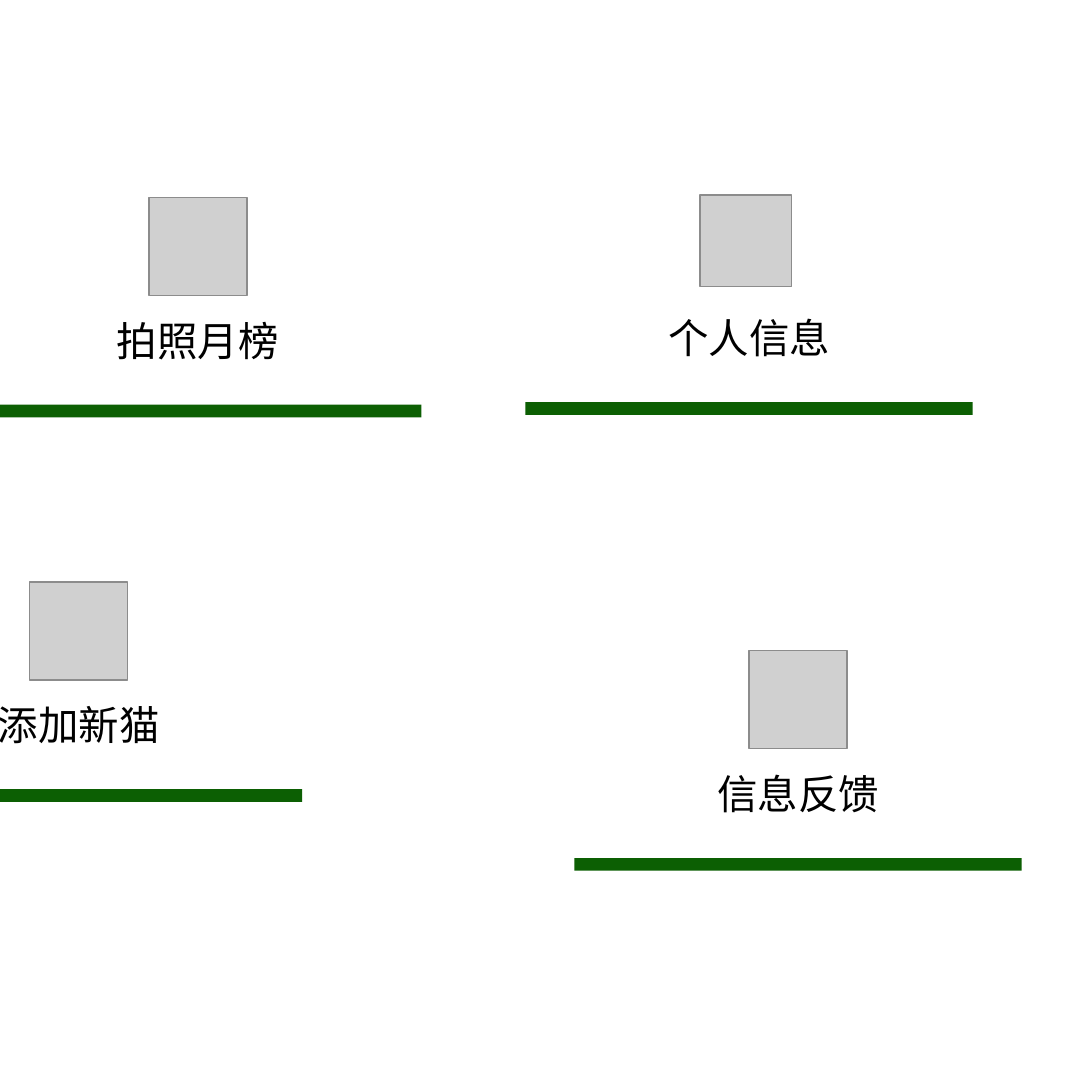
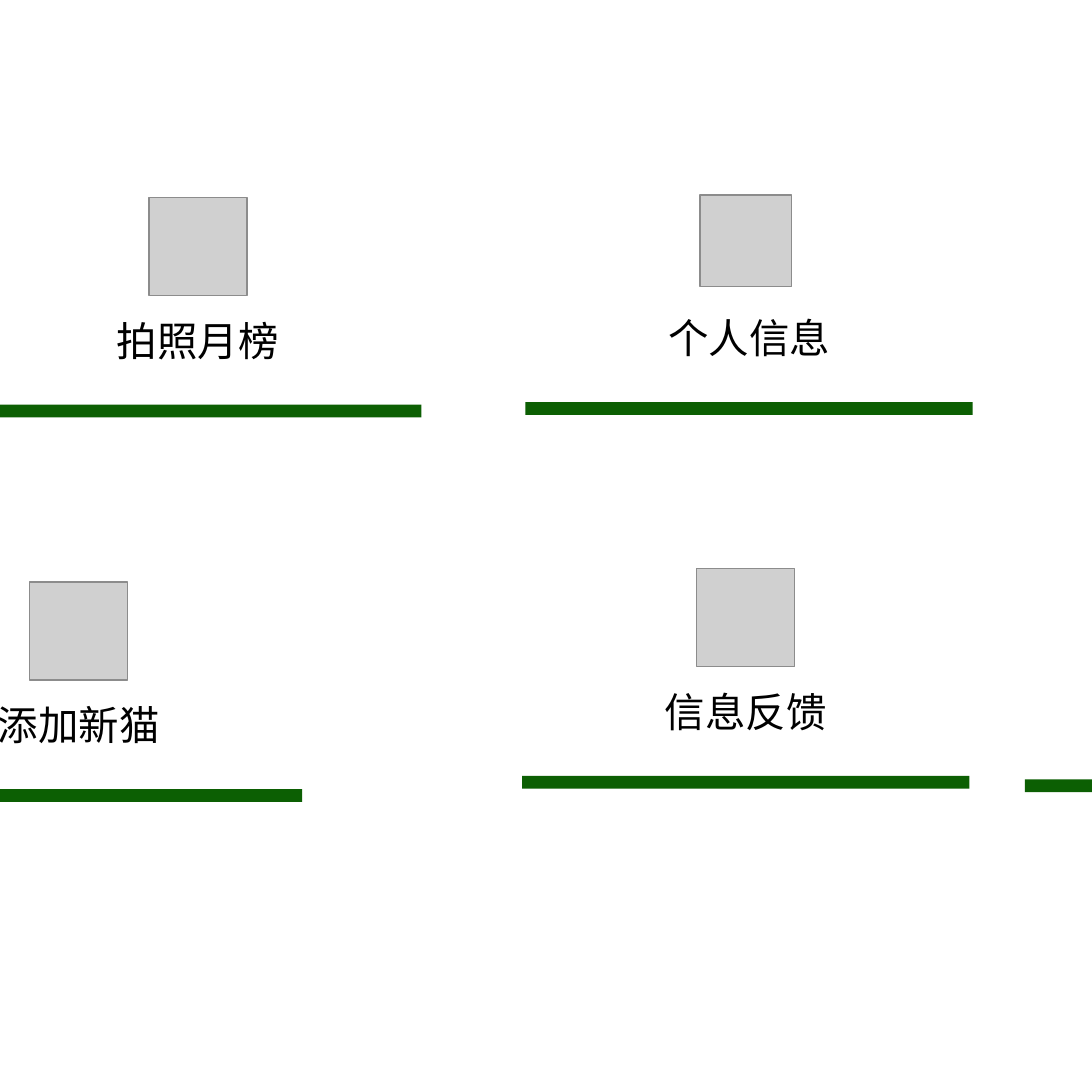
Before and after one commit to Mr-Pao/MaoPu, a slide deck: slide 2 of miniprogram/pages/public/images/图片.pptx. Drawn at 1092x1092 pixels with LibreOffice and Linux fonts; fonts in the diff are those of the drawing; grey boxes stand for pictures; background and template pictures are left out. Boxes give left, top, right and bottom in pixels: in the first picture for what was removed or moved away, otherwise in the second. Text is boxed around its words. In the diff, an @@ line names an element or a change of style, - is before the commit and + after.

```diff
--- a/miniprogram/pages/public/images/图片.pptx
+++ b/miniprogram/pages/public/images/图片.pptx
@@ rectangle: place and size @@
-rectangle at (574,624,1021,871)
+rectangle at (523,543,970,790)
@@ picture: place and size @@
-picture at (749,651,848,749)
+picture at (697,569,795,667)
@@ rectangle added at (1025,547,1092,794), fill #FFFFFF @@
@@ text "信息反馈": place and size @@
-text "信息反馈" at (717,774,879,813)
+text "信息反馈" at (665,692,827,731)
@@ rectangle: place and size @@
-rectangle at (574,859,1021,871)
+rectangle at (523,776,970,788)
@@ rectangle added at (1025,780,1092,792), fill #0C5F03 @@
```
Also in this commit, not shown: 17 other files.
